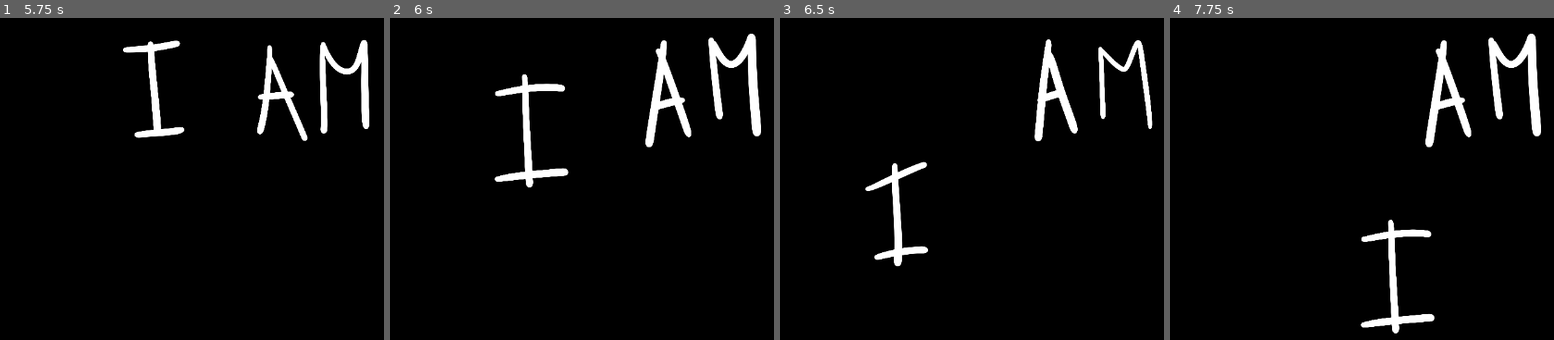
Above: before the commit, frames 1-4 (left to right).
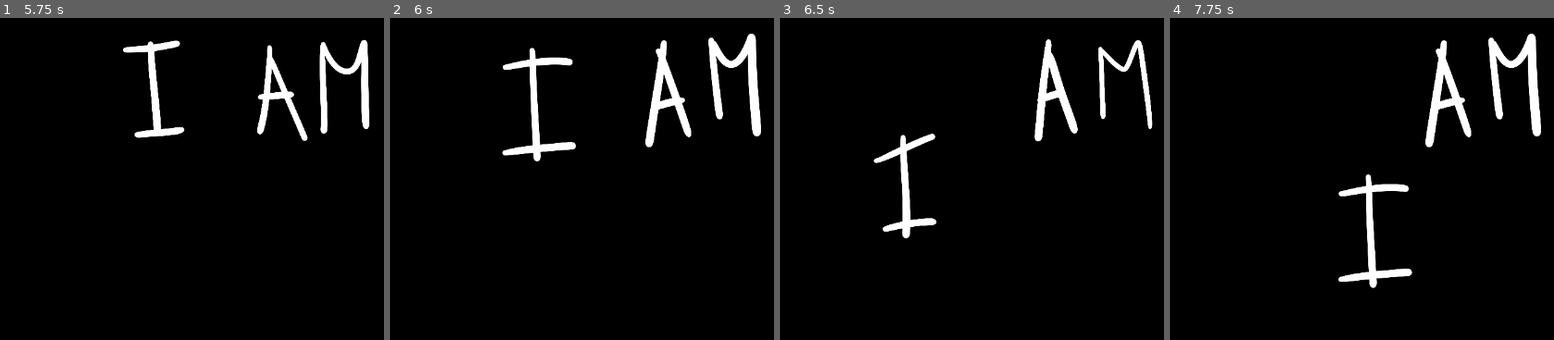
Above: after the commit, the same moments.

Repository: mtang8264/I_AM
Game: Godot game, scene res://Scenes/Menu.tscn
The game is run twice, just before and just after one commit, with the same random seed, the same clock (stepped at 60 frames per second) and the same inputs.
Inputs (mouse positions are in pixels of both pictures, inside the frame that each line leads up to):
- Up to frame 1 (5.75 s): move the mouse to (outside the picture) at 0.52 s; click (outside the picture) at 0.67 s; drag from (138, 185) to (249, 246) at 1.27 s; move the mouse to (357, 72) at 2.02 s; click (357, 72) at 2.17 s; drag from (249, 246) to (61, 101) at 2.77 s; move the mouse to (outside the picture) at 3.52 s; click (outside the picture) at 3.67 s; drag from (61, 101) to (172, 59) at 4.27 s; move the mouse to (322, 162) at 5.02 s; click (322, 162) at 5.17 s
- Up to frame 2 (6 s): drag from (562, 59) to (528, 185) at 5.77 s
- Up to frame 3 (6.5 s): no input
- Up to frame 4 (7.75 s): move the mouse to (outside the picture) at 6.52 s; click (outside the picture) at 6.67 s; drag from (1308, 185) to (1419, 246) at 7.27 s

Frame 1 is identical in both runs. In frame 2, 2.7% of the frame differs, in the area x 27-49%, y 9-53%; in frame 3, 2.3%; in frame 4, 2.7%.

Commit message:
Added additional options for drag modes: Linear Speed, and Lerp.

Diff:
--- a/i_am/Scripts/CNDObjectController.gd
+++ b/i_am/Scripts/CNDObjectController.gd
@@ -1,5 +1,23 @@
 # A script to control objects that are meant to be clicked and dragged
 extends Node2D
+
+@export_category("Drag Options")
+enum Drag_Modes {
+	## The object will use the default drag options assigned by GameManager.gd.
+	DEFAULT = -1,
+	## The object will immediately appear at the position of the mouse.
+	INSTANT = 0,
+	## The object will move at a specified speed per second toward the mouse.
+	LINEAR_SPEED = 1,
+	## The object will move a given percentage of the way to the mouse every frame.
+	LERP = 2}
+## The drag mode that should be used for this object.
+@export var drag_mode: Drag_Modes = Drag_Modes.DEFAULT
+## The value used by the object to determine its movement for some Drag Modes.[br]
+## [b]INSTANT:[/b] No drag_value is needed.[br]
+## [b]LINEAR_SPEED:[/b] drag_value is the speed the object moves per second. Values need to be very high, around 1000.[br]
+## [b]LERP:[/b] drag_value is the percentage of the distance moved each frame. Should be between 0 and 1. Ideally around 0.1.
+@export var drag_value: float = 0
 
 # References to the child nodes used to make the script work
 var body : StaticBody2D
@@ -17,11 +35,15 @@
 var held_starting_mouse_offset: Vector2 = Vector2.ZERO
 
 func _ready():
+	if drag_mode == Drag_Modes.DEFAULT:
+		drag_mode = int(GameManager.drag_mode_default)
+		drag_value = GameManager.drag_value_default
+
 	assign_child_variables()
 	calculate_bounds()
 
 func _process(delta):
-	drag()
+	drag(delta)
 	calculate_bounds()
 	if not Input.is_mouse_button_pressed(MOUSE_BUTTON_LEFT):
 		release()
@@ -71,9 +93,22 @@
 	held = false
 	held_starting_mouse_offset = Vector2.ZERO
 
-func drag():
 ## Moves the object to the correct position given the mouse's new position
+func drag(delta: float):
 	if not held:
 		return
 	var mouse_pos = get_viewport().get_mouse_position()
-	position = mouse_pos + held_starting_mouse_offset
+	var target_pos = mouse_pos + held_starting_mouse_offset
+
+	match drag_mode:
+		Drag_Modes.INSTANT:
+			position = target_pos
+		Drag_Modes.LINEAR_SPEED:
+			var dir = position.direction_to(target_pos)
+			var new_pos = position + (dir*drag_value*delta)
+			position = new_pos
+			return
+		Drag_Modes.LERP:
+			var new_pos = (target_pos * drag_value) + (position * (1-drag_value))
+			position = new_pos
+			return
--- a/i_am/Scripts/GameManager.gd
+++ b/i_am/Scripts/GameManager.gd
@@ -1,4 +1,19 @@
 extends Node
+
+enum Drag_Modes {
+	## The object will immediately appear at the position of the mouse.
+	INSTANT = 0,
+	## The object will move at a specified speed per second toward the mouse.
+	LINEAR_SPEED = 1,
+	## The object will move a given percentage of the way to the mouse every frame.
+	LERP = 2}
+## The drag mode that should be used for this object.
+@export var drag_mode_default: Drag_Modes = Drag_Modes.LERP
+## The value used by the object to determine its movement for some Drag Modes.[br]
+## [b]INSTANT:[/b] No drag_value is needed.[br]
+## [b]LINEAR_SPEED:[/b] drag_value is the speed the object moves per second. Values need to be very high, around 1000.[br]
+## [b]LERP:[/b] drag_value is the percentage of the distance moved each frame. Should be between 0 and 1. Ideally around 0.1.
+@export var drag_value_default: float = 0.1
 
 func _ready():
 	randomize()
